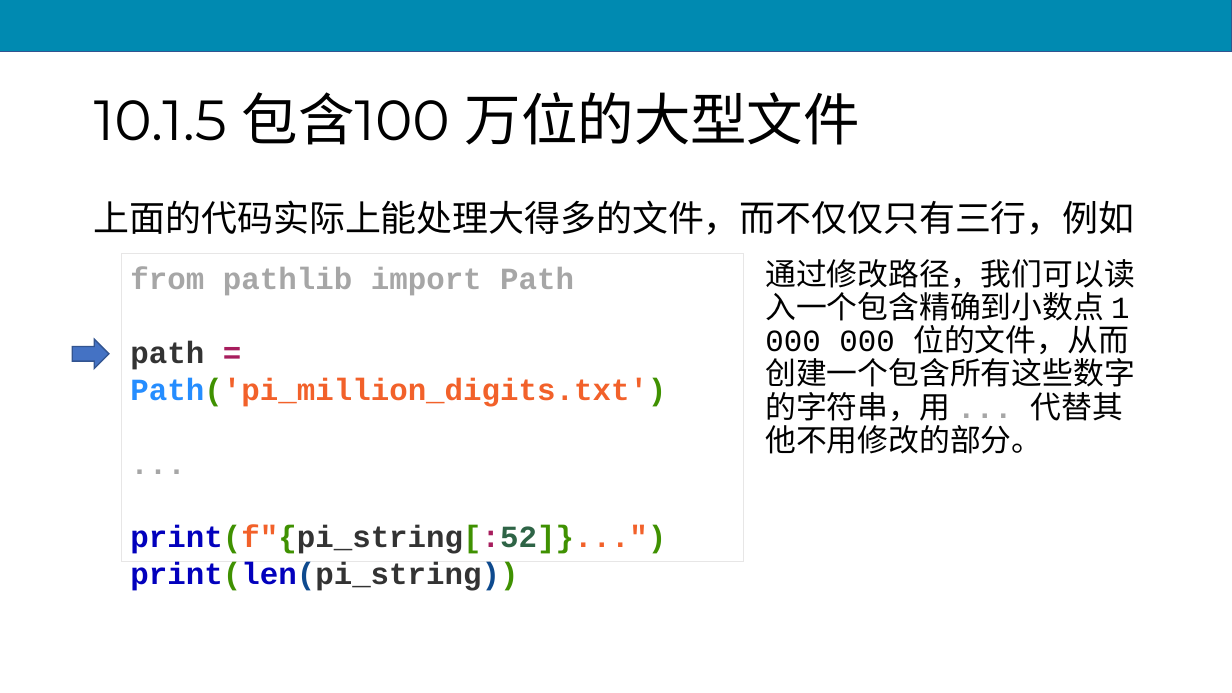
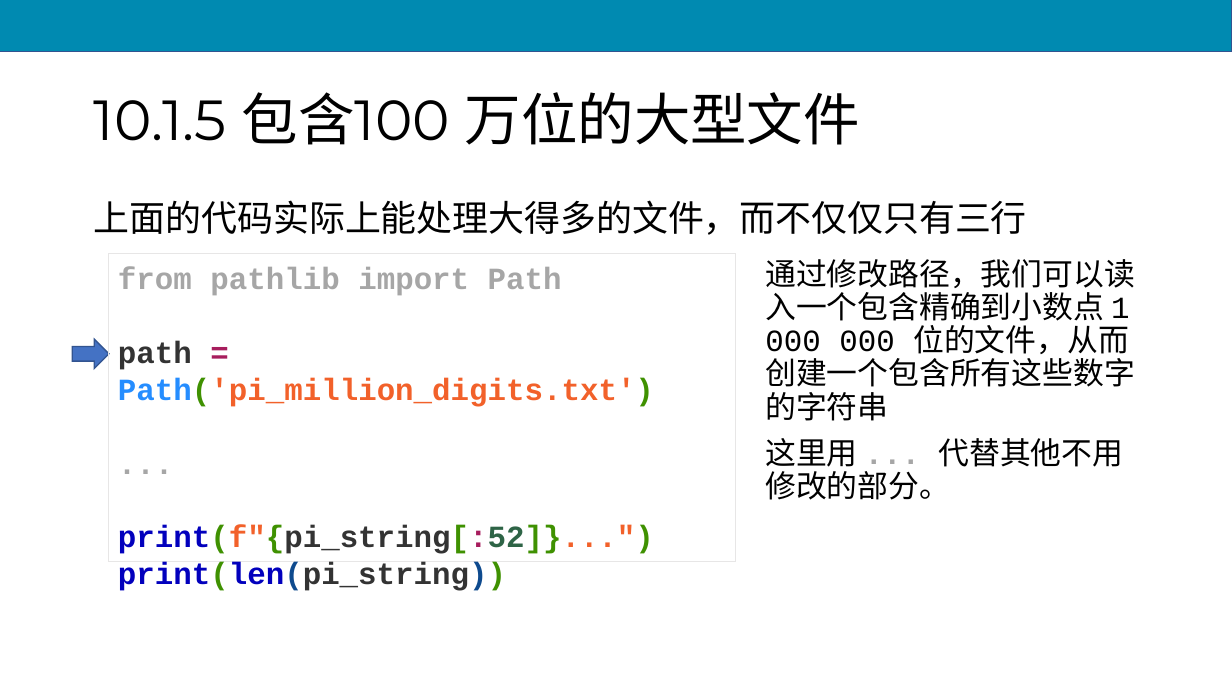
Before and after one commit to scruel/pcc_3e_slides, a slide deck: slide 37 of PPT/python10.pptx. Drawn at 1232x693 pixels with LibreOffice and Linux fonts; fonts in the diff are those of the drawing. Boxes give left, top, right and bottom in pixels: in the first picture for what was removed or moved away, otherwise in the second. Text is boxed around its words. In the diff, an @@ line names an element or a change of style, - is before the commit and + after.

```diff
--- a/PPT/python10.pptx
+++ b/PPT/python10.pptx
@@ text at <box>94,200,1027,235</box>: text changed @@
-上面的代码实际上能处理大得多的文件，而不仅仅只有三行，例如
+上面的代码实际上能处理大得多的文件，而不仅仅只有三行
@@ rectangle "from pathlib import Path path ...": place and size @@
-rectangle "from pathlib import Path path ..." at <box>121,254,744,562</box>
+rectangle "from pathlib import Path path ..." at <box>109,254,736,562</box>
@@ text at <box>765,259,1135,500</box>: text changed @@
-通过修改路径，我们可以读入一个包含精确到小数点 1 000 000 位的文件，从而创建一个包含所有这些数字的字符串，用 ... 代替其他不用修改的部分。
+通过修改路径，我们可以读入一个包含精确到小数点 1 000 000 位的文件，从而创建一个包含所有这些数字的字符串
+这里用 ... 代替其他不用修改的部分。
```
Also in this commit, not shown: 31 other slides changed, 2 slides added, 2 slides removed, 17 other files.
